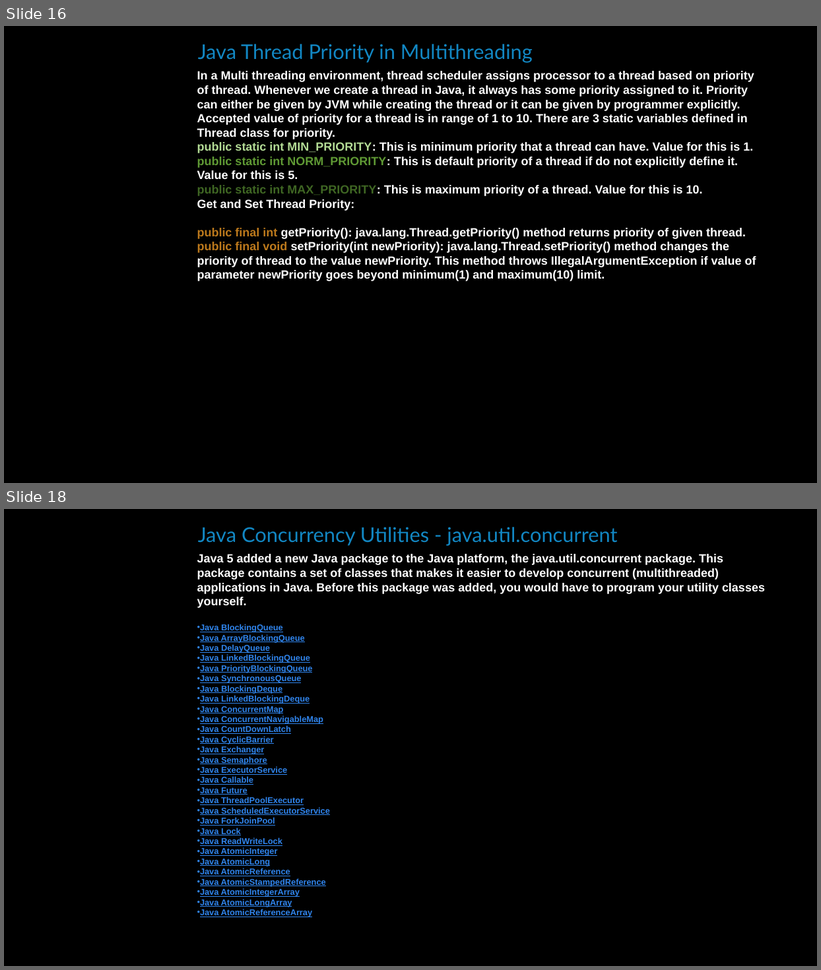
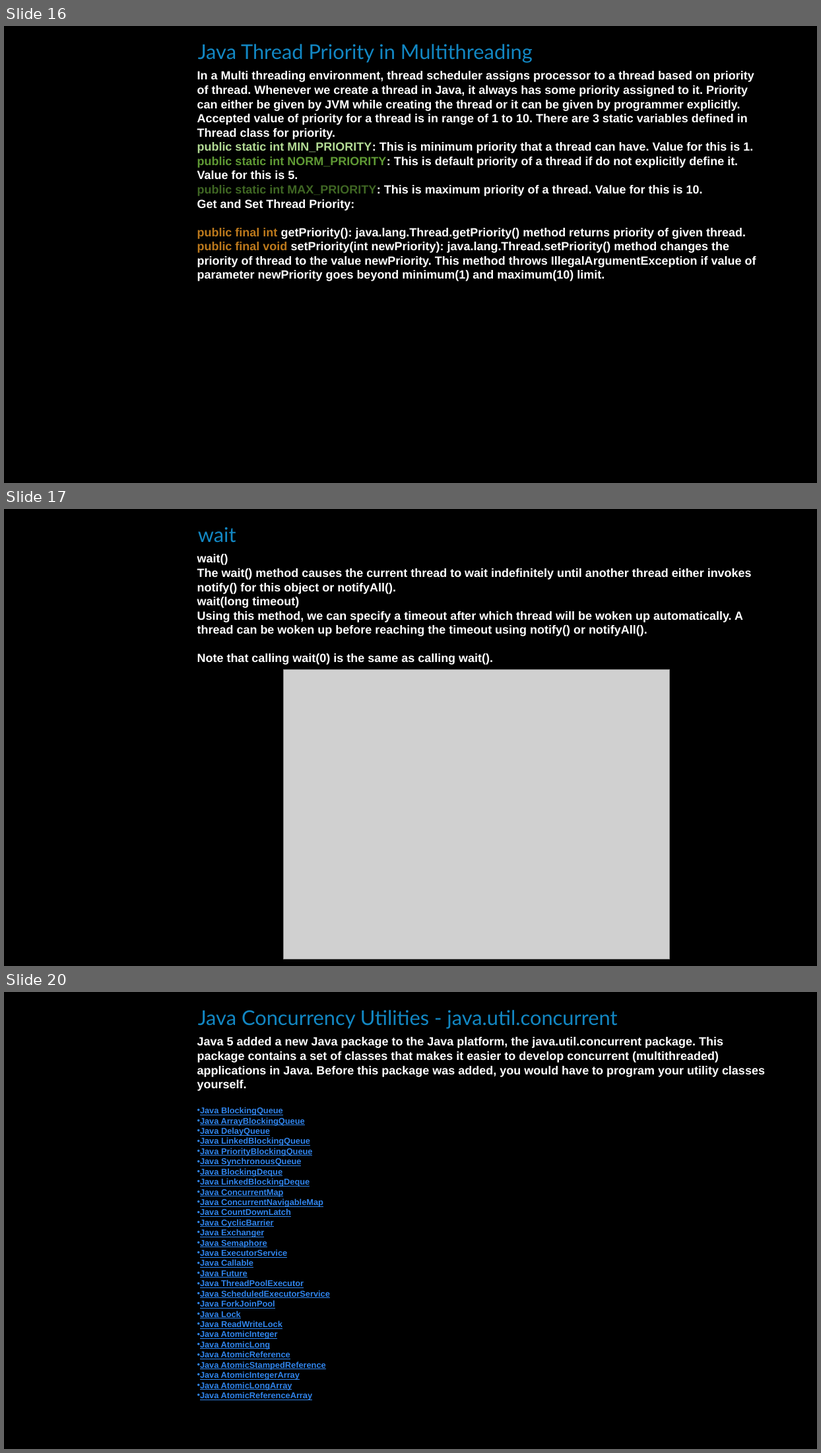
Before and after one commit to simon-pikalov/Ariel_OOP_2020, a slide deck: Classes/week_06/TA/simon_group/oop6.pptx. Shown one above the other, each under a label of ours: slides 16 and 18 before the commit, slides 16, 17 and 20 after it; the slides between them are not shown. The pictures are 821x970 and 821x1453 pixels, drawn with LibreOffice and Linux fonts; fonts in the diff are those of the drawing; grey boxes stand for pictures; background and template pictures are left out. Boxes give left, top, right and bottom in pixels: in the first picture for what was removed or moved away, otherwise in the second. Text is boxed around its words. In the diff, an @@ line names an element or a change of style, - is before the commit and + after.

```diff
--- a/Classes/week_06/TA/simon_group/oop6.pptx
+++ b/Classes/week_06/TA/simon_group/oop6.pptx
@@ slide 17 added at (4,509,817,966), background #000000 @@
@@ text added at (198,527,236,543), 24 pt, text #1287C3 @@
+wait
@@ text added at (197,554,752,665), 14 pt, text #FFFFFF, bold @@
+wait()
+The wait() method causes the current thread to wait indefinitely until another thread either invokes notify() for this object or notifyAll().
+wait(long timeout)
+Using this method, we can specify a timeout after which thread will be woken up automatically. A thread can be woken up before reaching the timeout using notify() or notifyAll().
+Note that calling wait(0) is the same as calling wait().
@@ picture added at (283,670,669,960) @@
@@ what was slide 18 is now slide 20 @@
```
Also in this commit, not shown: 1 slide changed, 1 other slide added, 7 other files.
